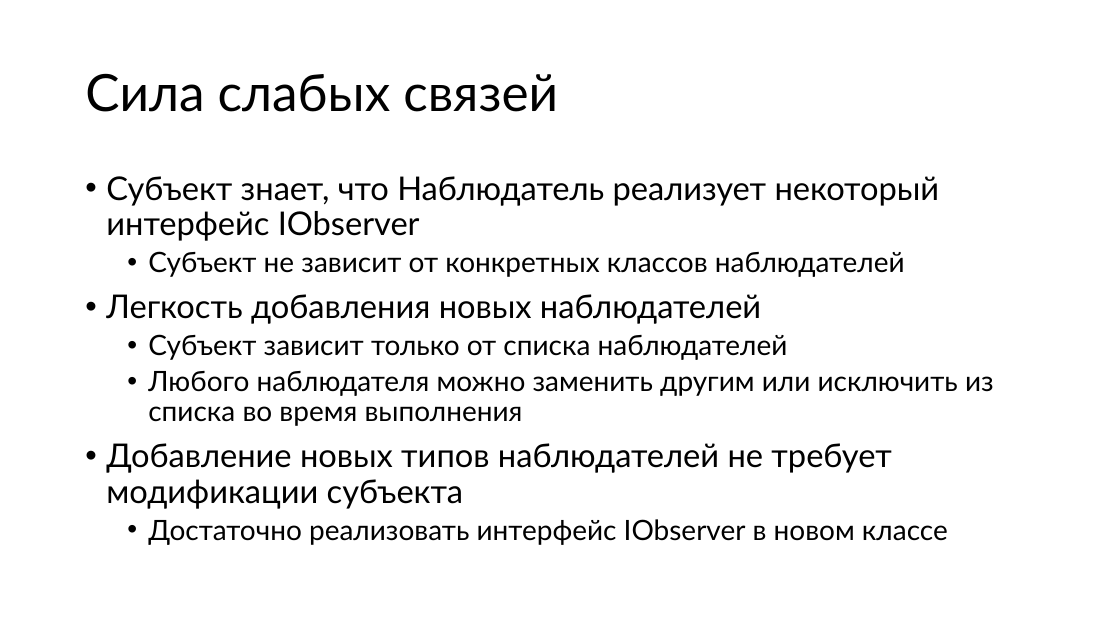
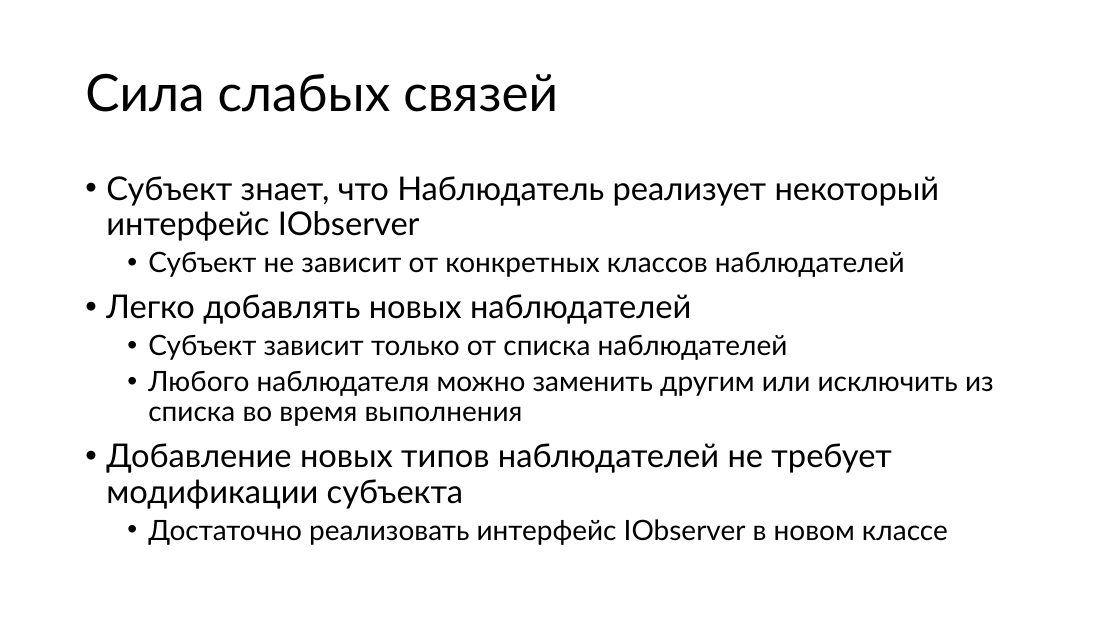
Before and after one commit to alexey-malov/ood, a slide deck: slide 24 of lectures/02.observer/observer.pptx (slide 26 before the commit). Drawn at 1120x630 pixels with LibreOffice and Linux fonts; fonts in the diff are those of the drawing. Boxes give left, top, right and bottom in pixels: in the first picture for what was removed or moved away, otherwise in the second. Text is boxed around its words. In the diff, an @@ line names an element or a change of style, - is before the commit and + after.

```diff
--- a/lectures/02.observer/observer.pptx
+++ b/lectures/02.observer/observer.pptx
@@ text at [106,294,691,324]: text changed @@
-• Легкость добавления новых наблюдателей
+• Легко добавлять новых наблюдателей
```
Also in this commit, not shown: 7 other slides changed, 5 slides added, 2 slides removed, 1 other file.
